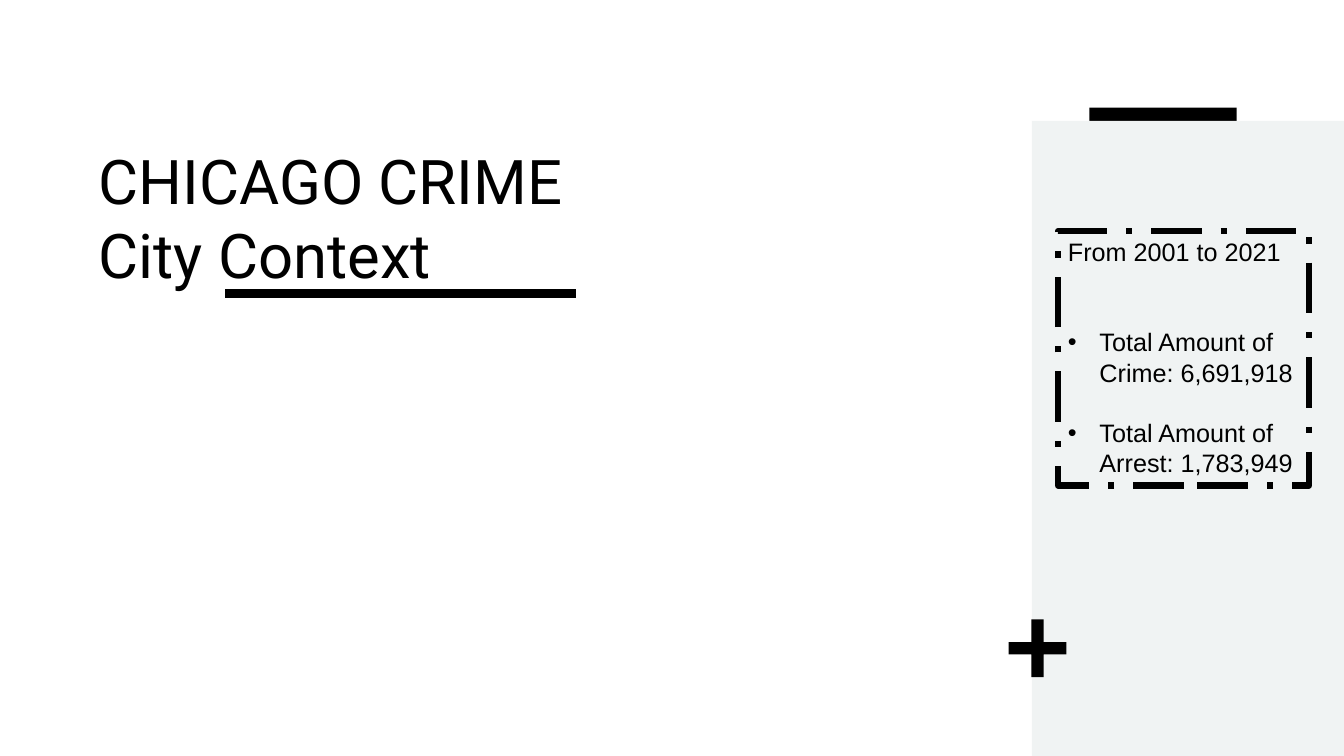
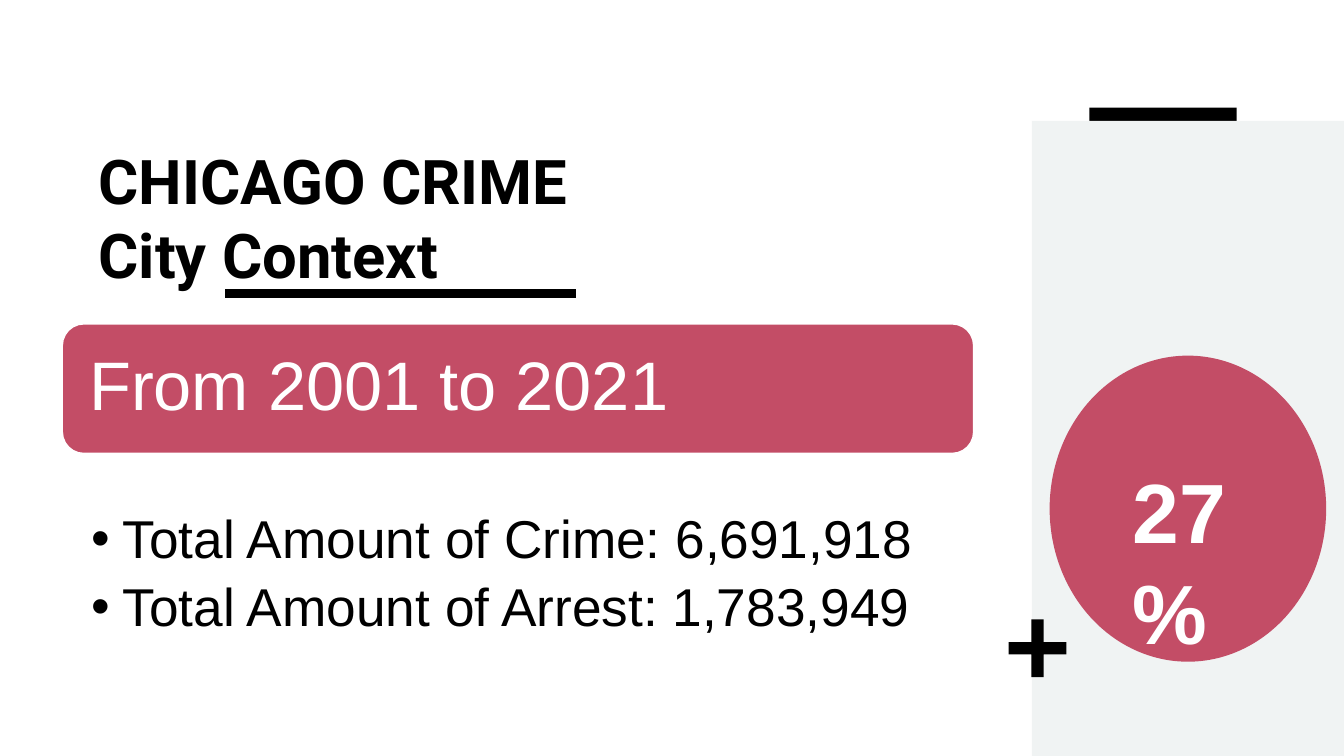
Before and after one commit to Karla-Flores/Arrests-Predictor, a slide deck: slide 3 of Group 2 - Arrest predictor.pptx. Drawn at 1344x756 pixels with LibreOffice and Linux fonts; fonts in the diff are those of the drawing. Boxes give left, top, right and bottom in pixels: in the first picture for what was removed or moved away, otherwise in the second. Text is boxed around its words. In the diff, an @@ line names an element or a change of style, - is before the commit and + after.

```diff
--- a/Group 2 - Arrest predictor.pptx
+++ b/Group 2 - Arrest predictor.pptx
@@ text "CHICAGO CRIME City Context" at <box>99,159,567,293</box>: bold on @@
@@ text at <box>1068,243,1281,262</box>: paragraph removed @@
-From 2001 to 2021
@@ rounded rectangle added at <box>63,324,974,454</box>, fill #C34D66, outline #FFFFFF 1 pt @@
@@ ellipse added at <box>1050,356,1326,662</box>, fill #C34D66 @@
@@ text added at <box>89,362,669,411</box>, 49 pt, text #FFFFFF @@
+From 2001 to 2021
@@ text "Total Amount of Crime: 6,691,918": place and size @@
-text "Total Amount of Crime: 6,691,918" at <box>1059,231,1310,485</box>
+text "Total Amount of Crime: 6,691,918" at <box>123,519,912,633</box>
@@ text "Total Amount of Crime: 6,691,918" at <box>123,519,912,633</box>: size 18 to 38 pt; list level 1 to 2 in "Total Amount of Crime: 6,691,918"; line spacing 1 to 0.9; list level 1 to 2 in "Total Amount of Arrest: 1,783,949"; outline #000000 4.5 pt dashed to none @@
@@ text added at <box>1132,484,1225,543</box>, 60 pt, text #FFFFFF, bold @@
+27%
```
Also in this commit, not shown: 3 other slides changed, 2 slides removed.
